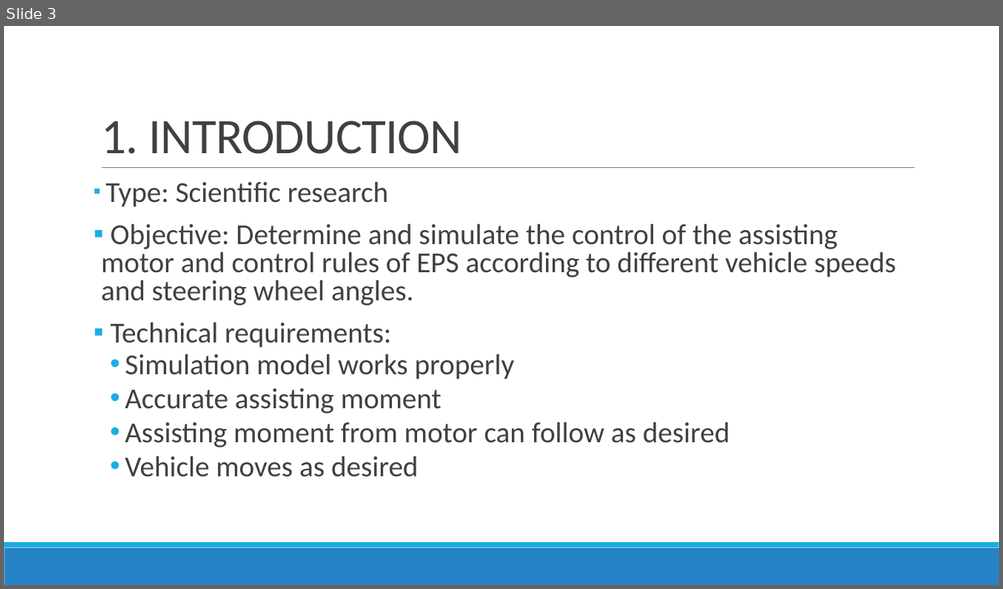
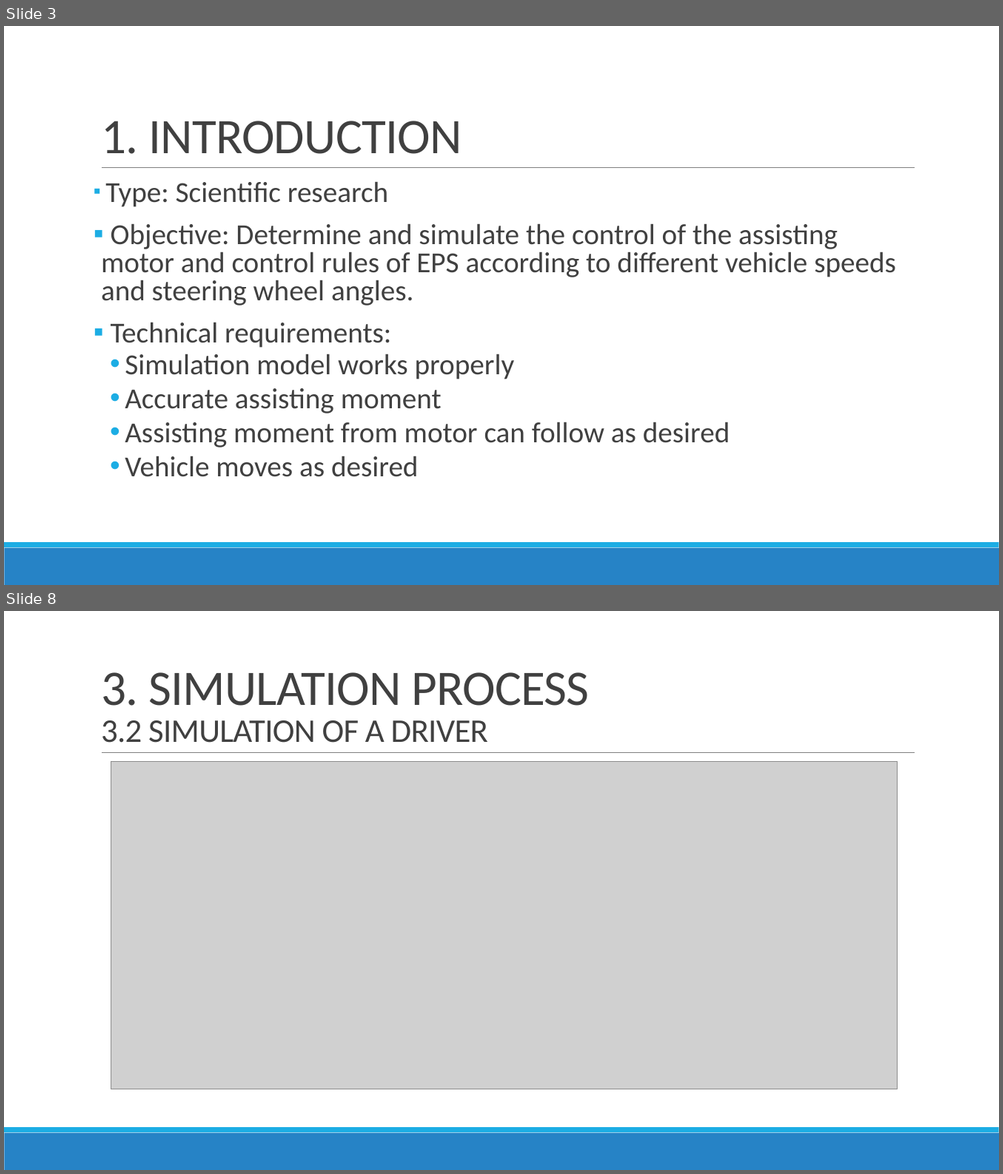
Before and after one commit to Bminhhh/CapsoneProject, a slide deck: duy/CAPSTONE PROJECT/CAPSTONE PROJECT REPORT.pptx. Shown one above the other, each under a label of ours: slide 3 before the commit, slides 3 and 8 after it; the slides between them are not shown. The pictures are 1003x589 and 1003x1174 pixels, drawn with LibreOffice and Linux fonts; fonts in the diff are those of the drawing; grey boxes stand for pictures. Boxes give left, top, right and bottom in pixels: in the first picture for what was removed or moved away, otherwise in the second. Text is boxed around its words. In the diff, an @@ line names an element or a change of style, - is before the commit and + after.

```diff
--- a/duy/CAPSTONE PROJECT/CAPSTONE PROJECT REPORT.pptx
+++ b/duy/CAPSTONE PROJECT/CAPSTONE PROJECT REPORT.pptx
@@ slide 8 added at <box>4,611,999,1170</box>, background #FFFFFF; not listed: 3 template elements that a slide beside it also shows @@
@@ title added at <box>101,672,589,743</box>, 32 pt, text #404040 @@
+3. SIMULATION PROCESS
+3.2 SIMULATION OF A DRIVER
@@ picture added at <box>111,762,897,1090</box> @@
```
Also in this commit, not shown: 4 slides changed, 6 other slides added, 37 other files.
